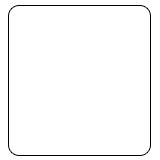
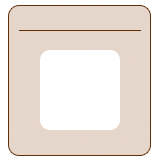
Layer changes from the first 160px x 160px image to the second:
added layer "圆角矩形 2" above "形状 1" over [40, 50, 120, 130]
added layer "形状 1" above "圆角矩形 1" over [19, 30, 141, 31]
painted on "圆角矩形 1" over [8, 5, 151, 156]
